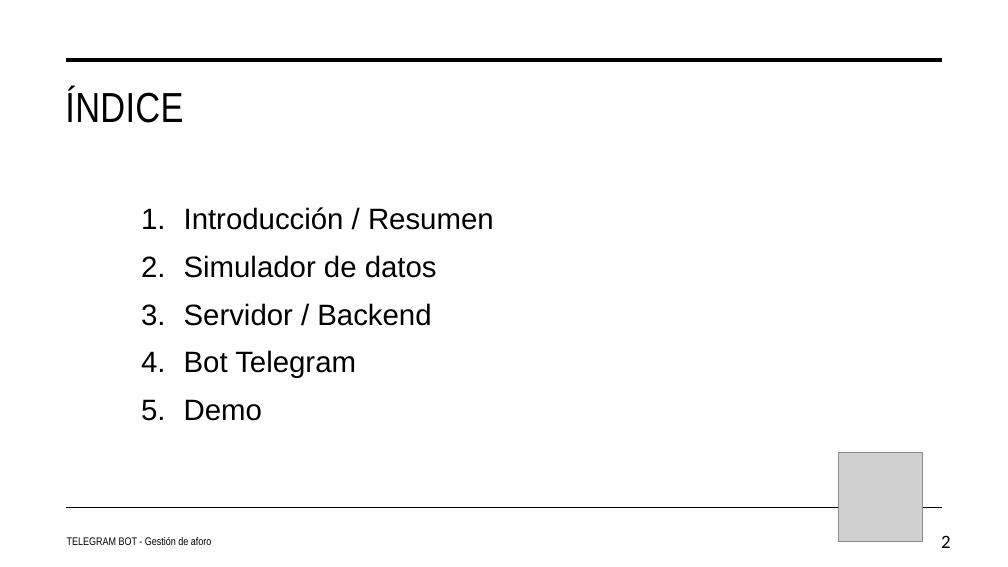
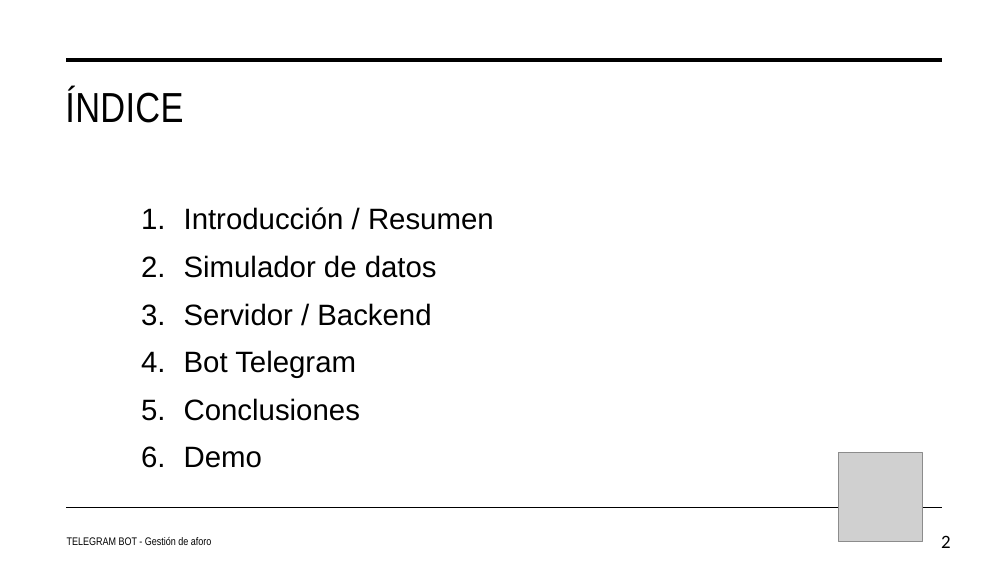
Before and after one commit to JuanJose7/ChatBot, a slide deck: slide 2 of Presentacion/TFG-BotParaLaGestioAforo.pptx. Drawn at 1008x567 pixels with LibreOffice and Linux fonts; fonts in the diff are those of the drawing; grey boxes stand for pictures. Boxes give left, top, right and bottom in pixels: in the first picture for what was removed or moved away, otherwise in the second. Text is boxed around its words. In the diff, an @@ line names an element or a change of style, - is before the commit and + after.

```diff
--- a/Presentacion/TFG-BotParaLaGestioAforo.pptx
+++ b/Presentacion/TFG-BotParaLaGestioAforo.pptx
@@ text at [184, 398, 360, 421]: paragraph added @@
+    5. Conclusiones
```
Also in this commit, not shown: 1 other slide changed, 1 slide added, 14 other files.
